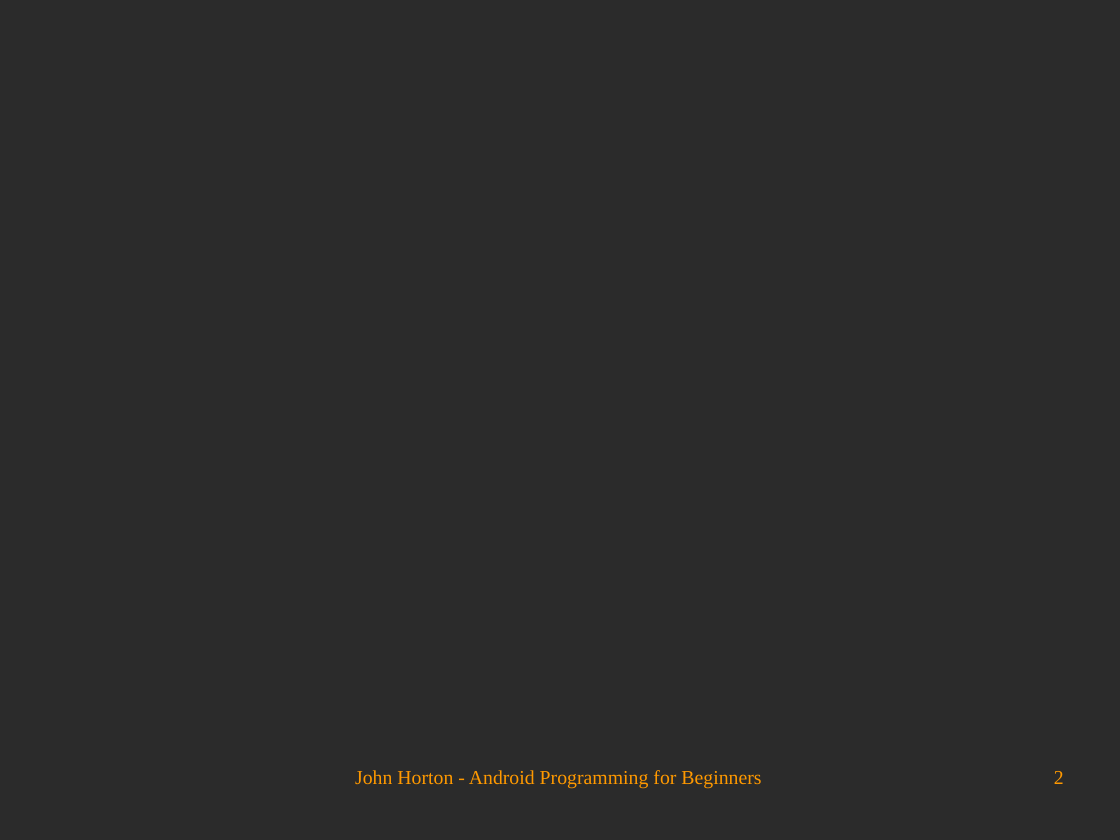
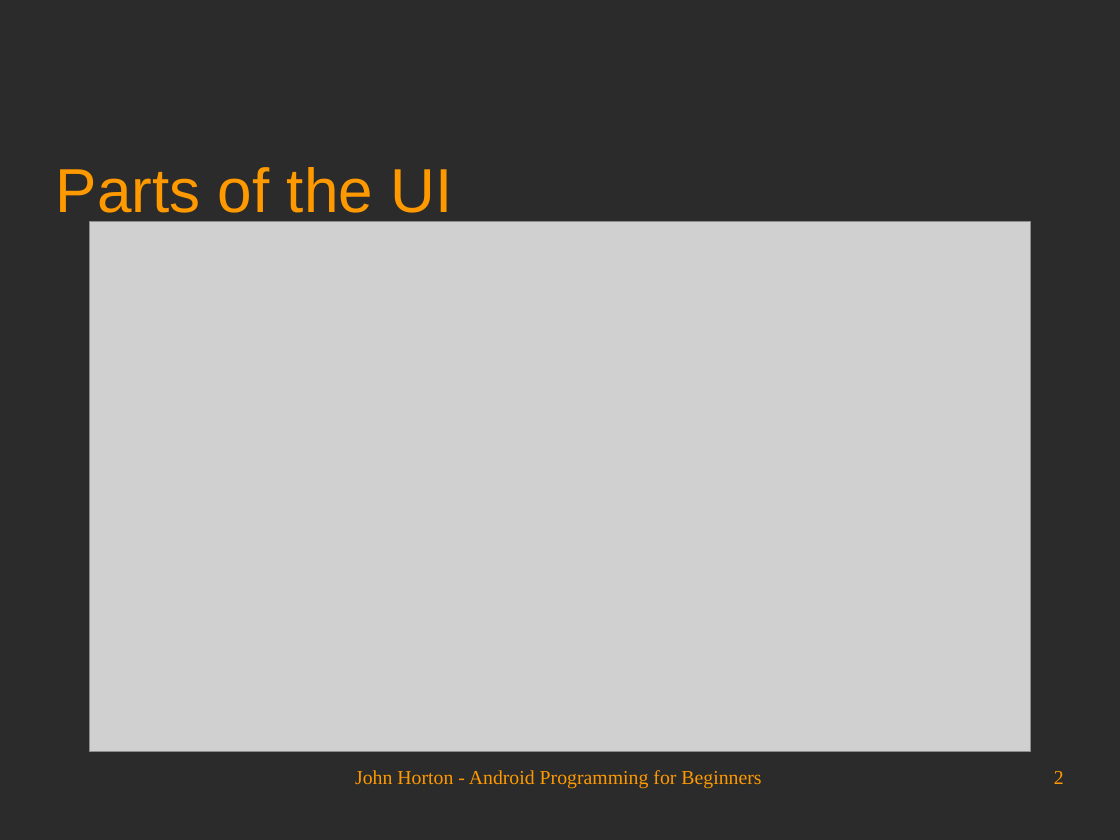
Before and after one commit to Academy-Soft-Intellect/Android-Programming-for-Beginners, a slide deck: slide 2 of 03_Exploring_Android_Studio.odp. Drawn at 1120x840 pixels with LibreOffice and Linux fonts; fonts in the diff are those of the drawing; grey boxes stand for pictures; background and template pictures are left out; a plain dark background stands for a picture behind light text. Boxes give left, top, right and bottom in pixels: in the first picture for what was removed or moved away, otherwise in the second. Text is boxed around its words. In the diff, an @@ line names an element or a change of style, - is before the commit and + after.

```diff
--- a/03_Exploring_Android_Studio.odp
+++ b/03_Exploring_Android_Studio.odp
@@ title added at [56,167,452,223], 44 pt, text #FF9900 @@
+Parts of the UI
@@ picture added at [89,222,1031,752] @@
```
Also in this commit, not shown: 1 other slide changed, 4 slides added.
